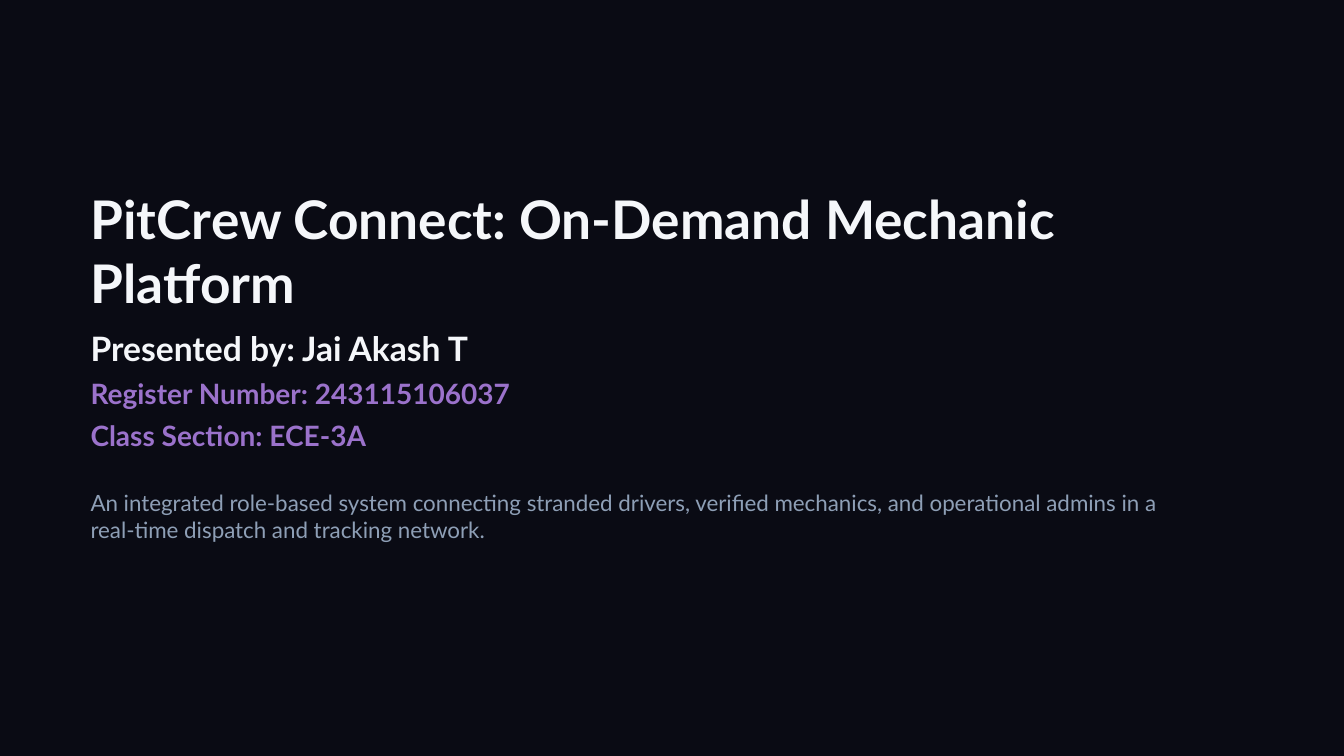
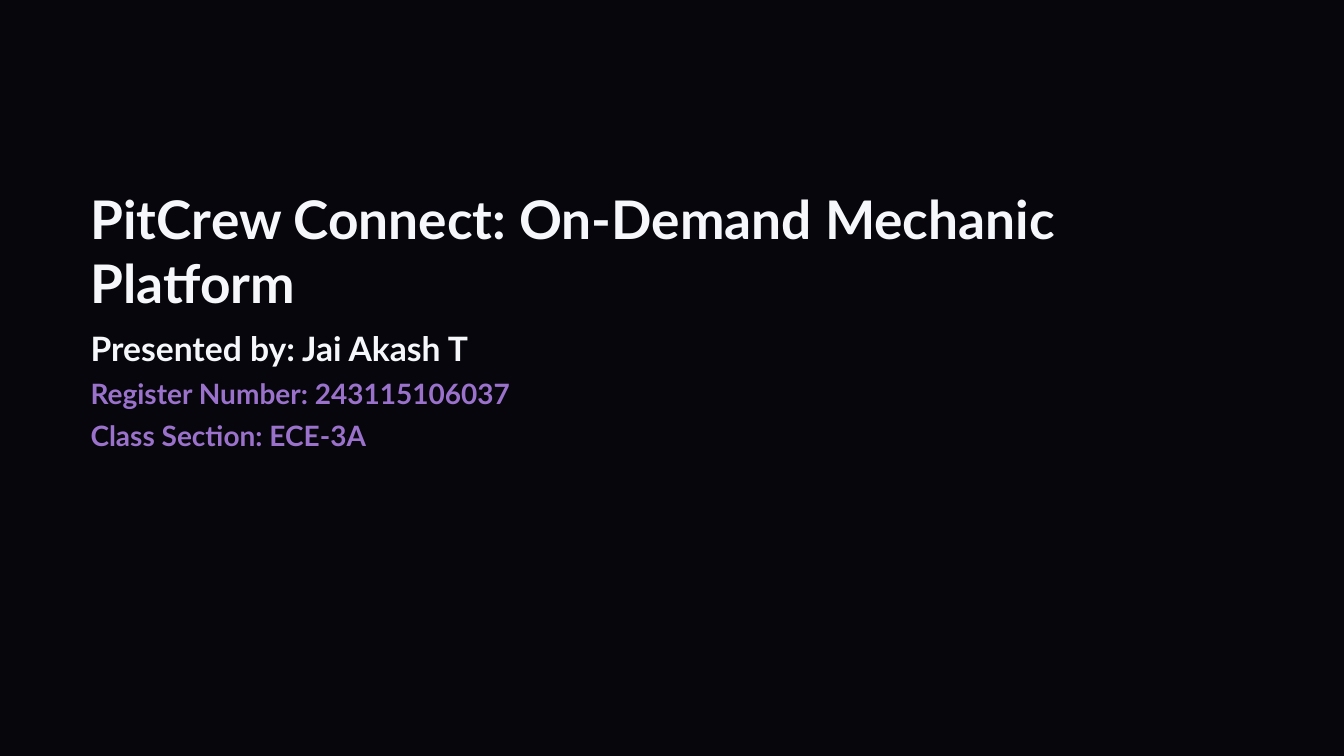
Before and after one commit to jaiAkash1209/Ecube-ppt, a slide deck: slide 1 of PitCrew_Connect_Showcase.pptx. Drawn at 1344x756 pixels with LibreOffice and Linux fonts; fonts in the diff are those of the drawing. Boxes give left, top, right and bottom in pixels: in the first picture for what was removed or moved away, otherwise in the second. Text is boxed around its words. In the diff, an @@ line names an element or a change of style, - is before the commit and + after.

```diff
--- a/PitCrew_Connect_Showcase.pptx
+++ b/PitCrew_Connect_Showcase.pptx
@@ background #0A0B14 to #06060C @@
@@ text removed at (91, 494, 1156, 542) @@
-An integrated role-based system connecting stranded drivers, verified mechanics, and operational admins in a real-time dispatch and tracking network.
```
Also in this commit, not shown: 4 other slides changed, 6 slides added, 3 slides removed, 4 other files.
